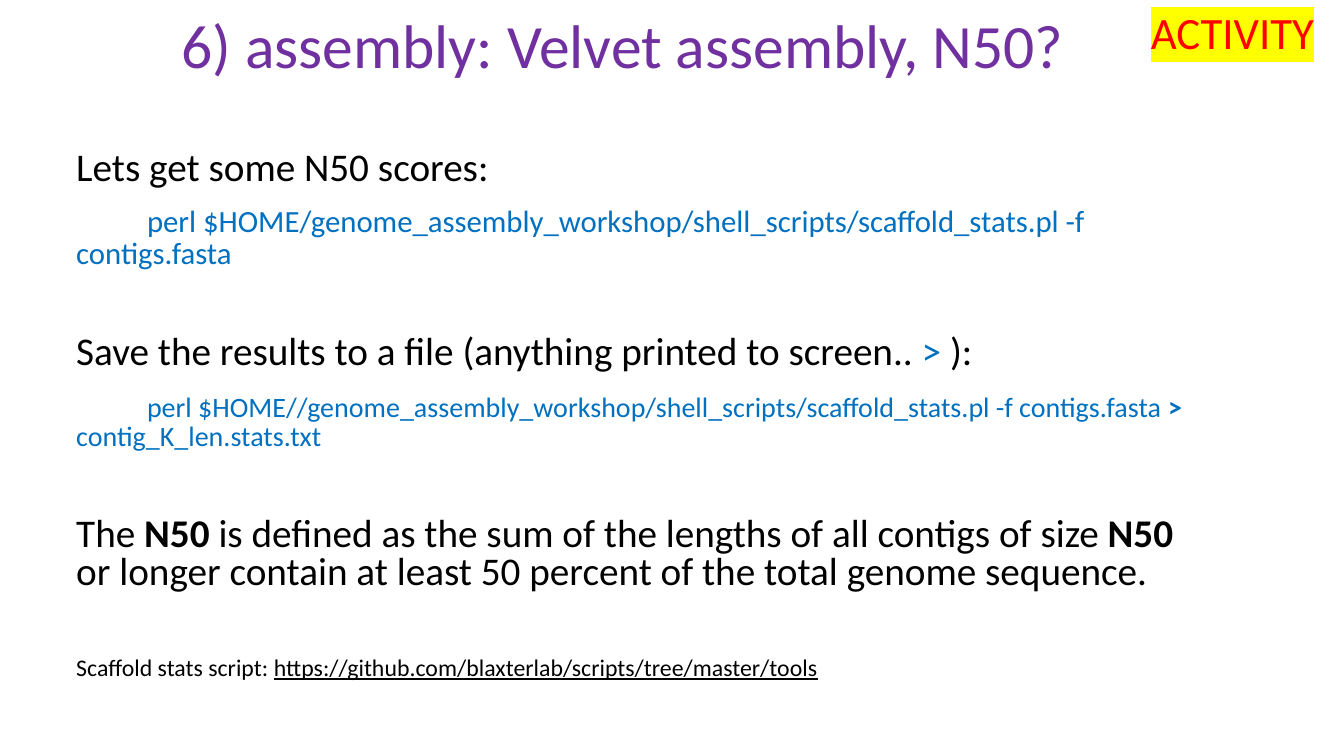
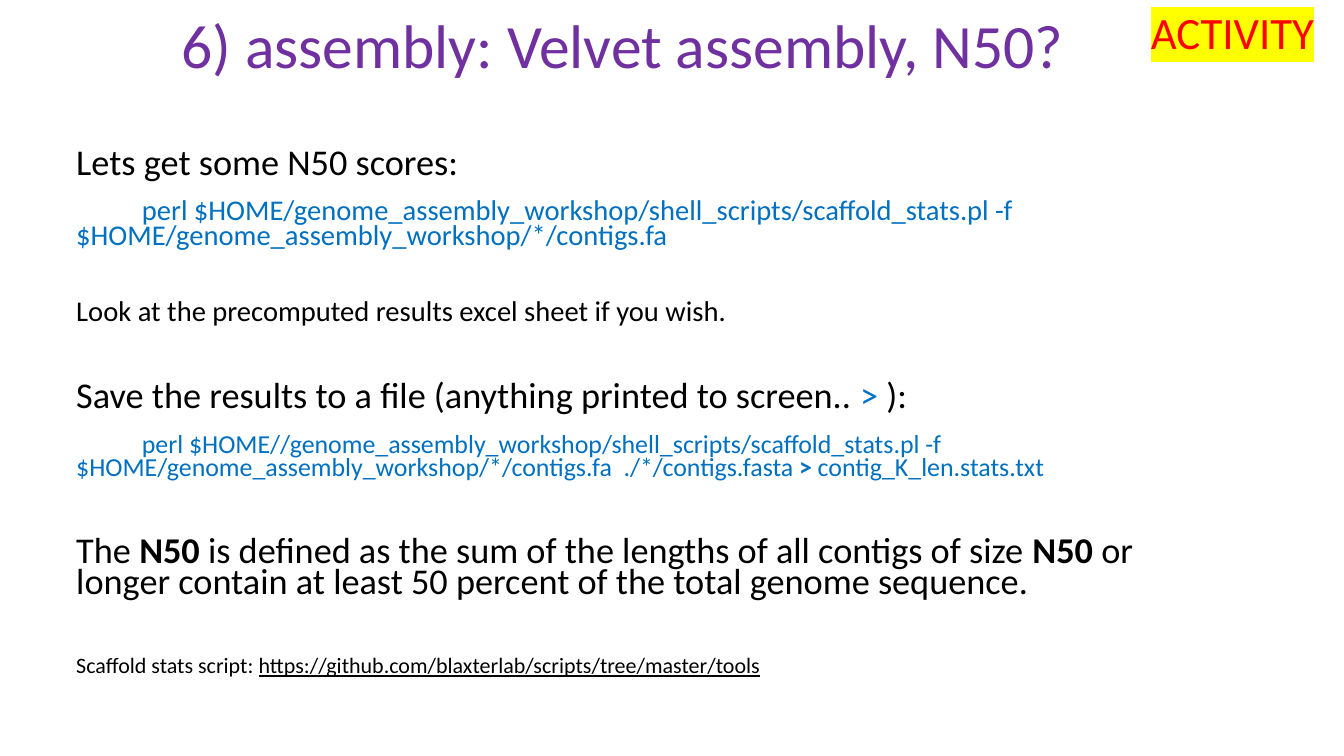
Before and after one commit to peterthorpe5/genome_assembly_workshop, a slide deck: slide 13 of powerpoint/6_assembly.pptx. Drawn at 1344x756 pixels with LibreOffice and Linux fonts; fonts in the diff are those of the drawing. Boxes give left, top, right and bottom in pixels: in the first picture for what was removed or moved away, otherwise in the second. Text is boxed around its words. In the diff, an @@ line names an element or a change of style, - is before the commit and + after.

```diff
--- a/powerpoint/6_assembly.pptx
+++ b/powerpoint/6_assembly.pptx
@@ text at <box>76,151,1133,677</box>: size 28 to 25.9 pt in "Lets get some N50 scores:", "Save the results to a file (anything ...", "The N50 is defined as the sum ..."; size 17 to 15.7 pt in "Scaffold stats script: https://github.com/blaxterlab/scripts ..."; line spacing 0.8 to 0.7 @@
@@ text at <box>76,200,1012,326</box>: text changed; size 22 to 20.4 pt @@
-perl $HOME/genome_assembly_workshop/shell_scripts/scaffold_stats.pl -f contigs.fasta
+perl $HOME/genome_assembly_workshop/shell_scripts/scaffold_stats.pl -f $HOME/genome_assembly_workshop/*/contigs.fa
+Look at the precomputed results excel sheet if you wish.
@@ text at <box>76,435,1044,481</box>: text changed; size 20 to 18.5 pt @@
-perl $HOME//genome_assembly_workshop/shell_scripts/scaffold_stats.pl -f contigs.fasta > contig_K_len.stats.txt
+perl $HOME//genome_assembly_workshop/shell_scripts/scaffold_stats.pl -f $HOME/genome_assembly_workshop/*/contigs.fa ./*/contigs.fasta > contig_K_len.stats.txt
```
Also in this commit, not shown: 1 other slide changed, 2 other files.
